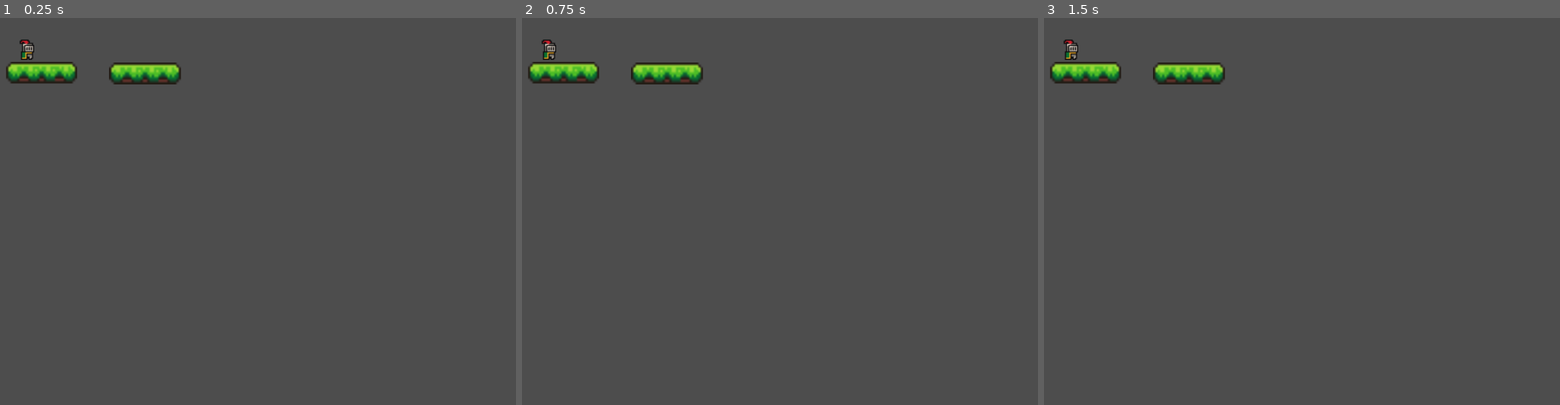
Above: before the commit, frames 1-3 (left to right).
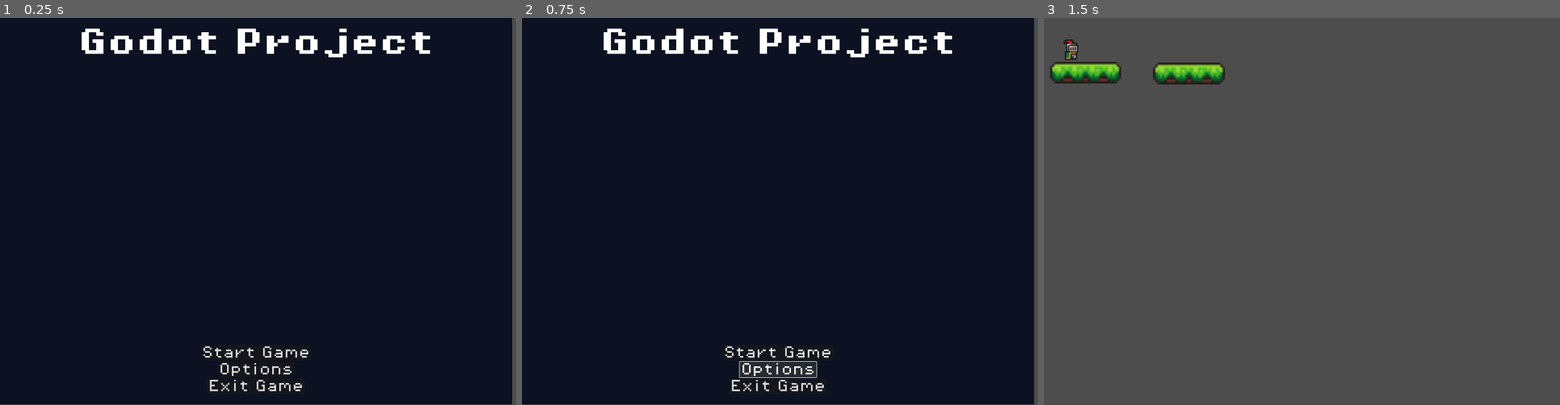
Above: after the commit, the same moments.

Repository: cappleby1/Godot_Game
Game: Godot game, scene res://scenes/UI/MainMenu.tscn
Same seed, same stepped clock (60 frames per second), same inputs: the game is played once before the commit and once after it. Before the commit the project starts from res://Main.tscn.
Inputs (mouse positions are in pixels of both pictures, inside the frame that each line leads up to):
- Up to frame 1 (0.25 s): no input
- Up to frame 2 (0.75 s): click (780, 370) at 0.5 s, where only the run after the commit has a clickable "Options"
- Up to frame 3 (1.5 s): click (1302, 350) at 1.25 s, where only the run after the commit has a clickable "Start Game"

The runs differ from the first frame. In frame 1, 99% of the frame differs, in the area x 0-100%, y 0-100%; in frame 2, 99%; in frame 3, nothing differs.

Commit message:
Added main menu - functioning start & exit buttons

Diff:
--- a/godot_project/project.godot
+++ b/godot_project/project.godot
@@ -11,7 +11,7 @@
 [application]
 
 config/name="Godot_Project"
-run/main_scene="res://Main.tscn"
+run/main_scene="res://scenes/UI/MainMenu.tscn"
 config/features=PackedStringArray("4.3", "Forward Plus")
 config/icon="res://icon.svg"
 
--- /dev/null
+++ b/godot_project/scenes/UI/MainMenu.tscn
@@ -0,0 +1,81 @@
+[gd_scene load_steps=4 format=3 uid="uid://780ivaw1wpuj"]
+
+[ext_resource type="Script" path="res://scripts/MainMenu.gd" id="1_flxot"]
+[ext_resource type="FontFile" uid="uid://mly3y7xk1pmq" path="res://assets/font/PixelOperator8-Bold.ttf" id="1_lbb17"]
+[ext_resource type="FontFile" uid="uid://bu47rub05c5fq" path="res://assets/font/PixelOperator8.ttf" id="2_ljeab"]
+
+[node name="MainMenu" type="Control"]
+layout_mode = 3
+anchors_preset = 15
+anchor_right = 1.0
+anchor_bottom = 1.0
+offset_right = -12.0
+offset_bottom = -2.0
+grow_horizontal = 2
+grow_vertical = 2
+script = ExtResource("1_flxot")
+metadata/_edit_use_anchors_ = true
+
+[node name="Background" type="ColorRect" parent="."]
+layout_mode = 1
+anchors_preset = 15
+anchor_right = 1.0
+anchor_bottom = 1.0
+grow_horizontal = 2
+grow_vertical = 2
+color = Color(0.0482193, 0.0720771, 0.135621, 1)
+
+[node name="MarginContainer" type="MarginContainer" parent="Background"]
+layout_mode = 1
+anchors_preset = 15
+anchor_right = 1.0
+anchor_bottom = 1.0
+grow_horizontal = 2
+grow_vertical = 2
+theme_override_constants/margin_left = 32
+theme_override_constants/margin_top = 32
+theme_override_constants/margin_right = 32
+theme_override_constants/margin_bottom = 32
+
+[node name="TitleBox" type="VBoxContainer" parent="Background/MarginContainer"]
+layout_mode = 2
+
+[node name="Title" type="Label" parent="Background/MarginContainer/TitleBox"]
+layout_mode = 2
+theme_override_fonts/font = ExtResource("1_lbb17")
+theme_override_font_sizes/font_size = 90
+text = "Godot Project"
+horizontal_alignment = 1
+vertical_alignment = 1
+
+[node name="ButtonsBox" type="VBoxContainer" parent="Background/MarginContainer/TitleBox"]
+layout_mode = 2
+size_flags_vertical = 10
+
+[node name="StartButton" type="Button" parent="Background/MarginContainer/TitleBox/ButtonsBox"]
+layout_mode = 2
+size_flags_horizontal = 4
+size_flags_vertical = 4
+theme_override_fonts/font = ExtResource("2_ljeab")
+theme_override_font_sizes/font_size = 40
+text = "Start Game"
+
+[node name="OptionsButton" type="Button" parent="Background/MarginContainer/TitleBox/ButtonsBox"]
+layout_mode = 2
+size_flags_horizontal = 4
+size_flags_vertical = 4
+theme_override_fonts/font = ExtResource("2_ljeab")
+theme_override_font_sizes/font_size = 40
+text = "Options"
+
+[node name="ExitButton" type="Button" parent="Background/MarginContainer/TitleBox/ButtonsBox"]
+layout_mode = 2
+size_flags_horizontal = 4
+size_flags_vertical = 4
+theme_override_fonts/font = ExtResource("2_ljeab")
+theme_override_font_sizes/font_size = 40
+text = "Exit Game"
+
+[connection signal="pressed" from="Background/MarginContainer/TitleBox/ButtonsBox/StartButton" to="." method="_on_start_button_pressed"]
+[connection signal="pressed" from="Background/MarginContainer/TitleBox/ButtonsBox/OptionsButton" to="." method="_on_options_button_pressed"]
+[connection signal="pressed" from="Background/MarginContainer/TitleBox/ButtonsBox/ExitButton" to="." method="_on_exit_button_pressed"]
--- /dev/null
+++ b/godot_project/scripts/MainMenu.gd
@@ -0,0 +1,10 @@
+extends Control
+
+func _on_start_button_pressed() -> void:
+	get_tree().change_scene_to_file("res://scenes/Levels/Level1.tscn")
+
+func _on_options_button_pressed() -> void:
+	pass # Replace with function body.
+
+func _on_exit_button_pressed() -> void:
+	get_tree().quit()
Renamed: godot_project/font/PixelOperator8-Bold.ttf -> godot_project/assets/font/PixelOperator8-Bold.ttf
Not shown, changed: godot_project/assets/font/PixelOperator8-Bold.ttf.import
Renamed: godot_project/font/PixelOperator8.ttf -> godot_project/assets/font/PixelOperator8.ttf
Not shown, changed: godot_project/assets/font/PixelOperator8.ttf.import
Not shown, changed: godot_project/assets/sounds/coin.wav.import
Not shown, changed: godot_project/assets/sounds/explosion.wav.import
Not shown, changed: godot_project/assets/sounds/hurt.wav.import
Not shown, changed: godot_project/assets/sounds/jump.wav.import
Not shown, changed: godot_project/assets/sounds/power_up.wav.import
Not shown, changed: godot_project/assets/sounds/tap.wav.import
Renamed: godot_project/sprites/coin.png -> godot_project/assets/sprites/coin.png
Not shown, changed: godot_project/assets/sprites/coin.png.import
(and 26 more such lines)
